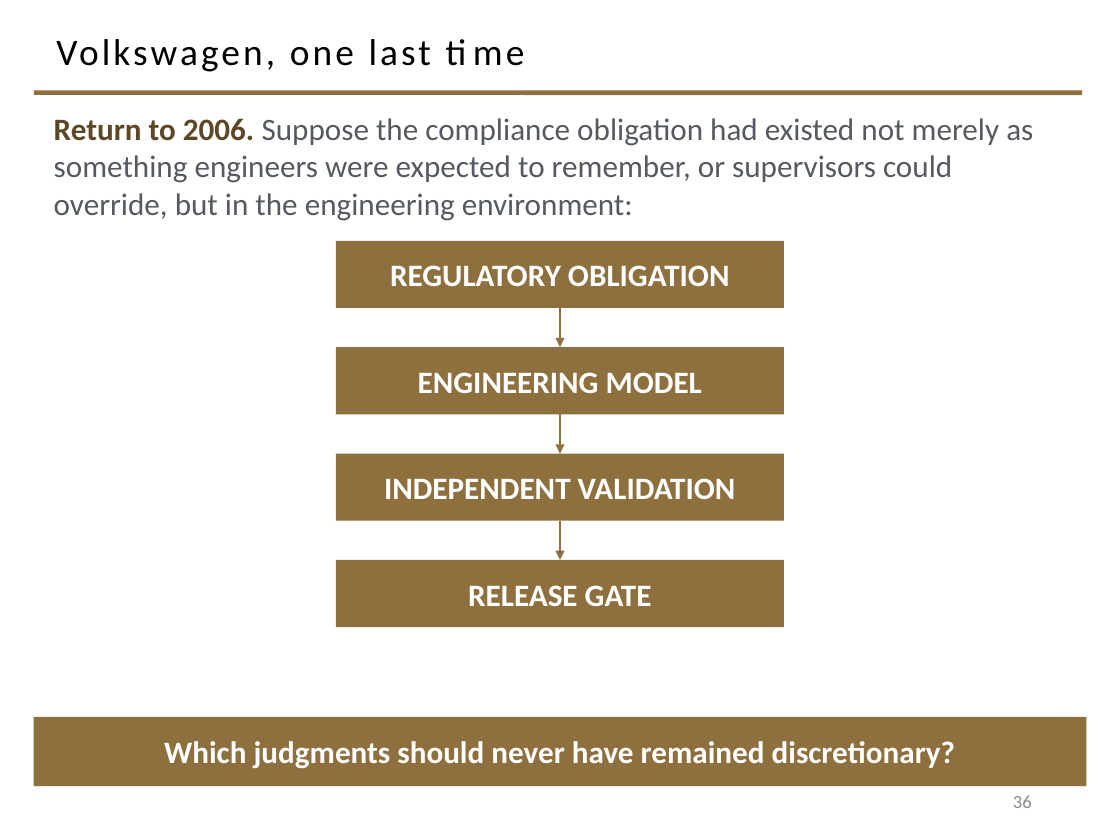
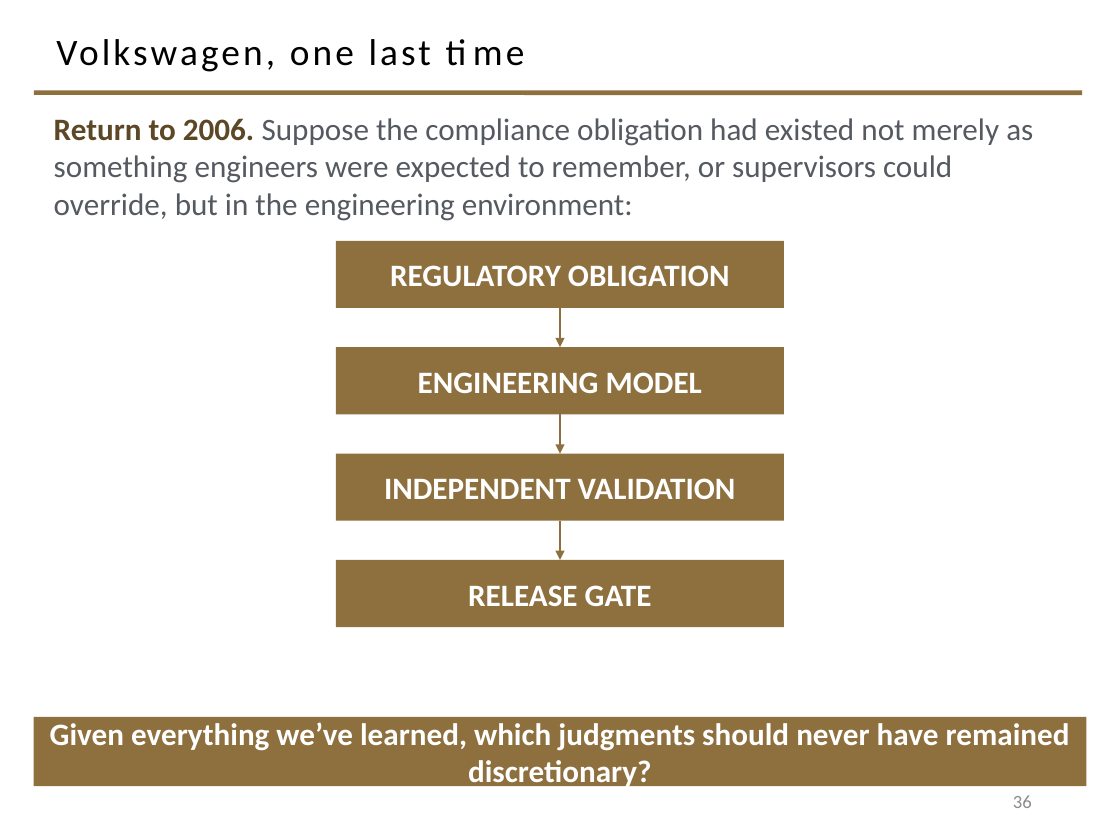
Before and after one commit to davisjam/model-based-agentic-software-engineering, a slide deck: slide 36 of course/lectures/act-2-delegation-and-control/04-failure-aware-engineering/2-4-Failure-Aware-Engineering.pptx. Drawn at 1120x840 pixels with LibreOffice and Linux fonts; fonts in the diff are those of the drawing; background and template pictures are left out. Boxes give left, top, right and bottom in pixels: in the first picture for what was removed or moved away, otherwise in the second. Text is boxed around its words. In the diff, an @@ line names an element or a change of style, - is before the commit and + after.

```diff
--- a/course/lectures/act-2-delegation-and-control/04-failure-aware-engineering/2-4-Failure-Aware-Engineering.pptx
+++ b/course/lectures/act-2-delegation-and-control/04-failure-aware-engineering/2-4-Failure-Aware-Engineering.pptx
@@ text in rectangle at [50,722,1070,790]: text changed @@
-Which judgments should never have remained discretionary?
+Given everything we’ve learned, which judgments should never have remained discretionary?
```
Also in this commit, not shown: 3 other slides changed.
